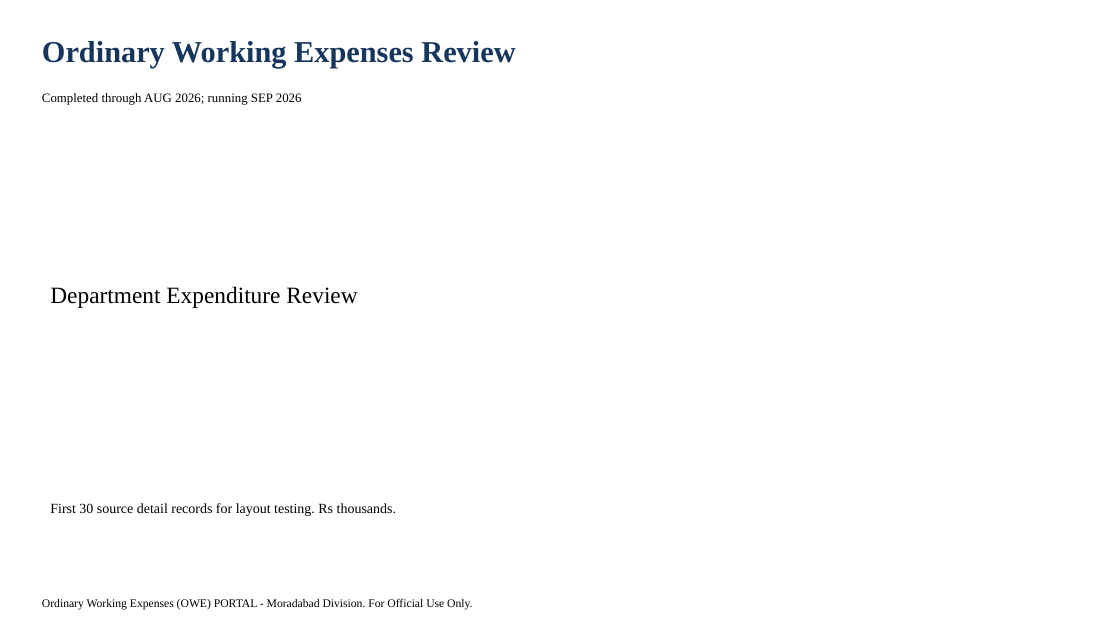
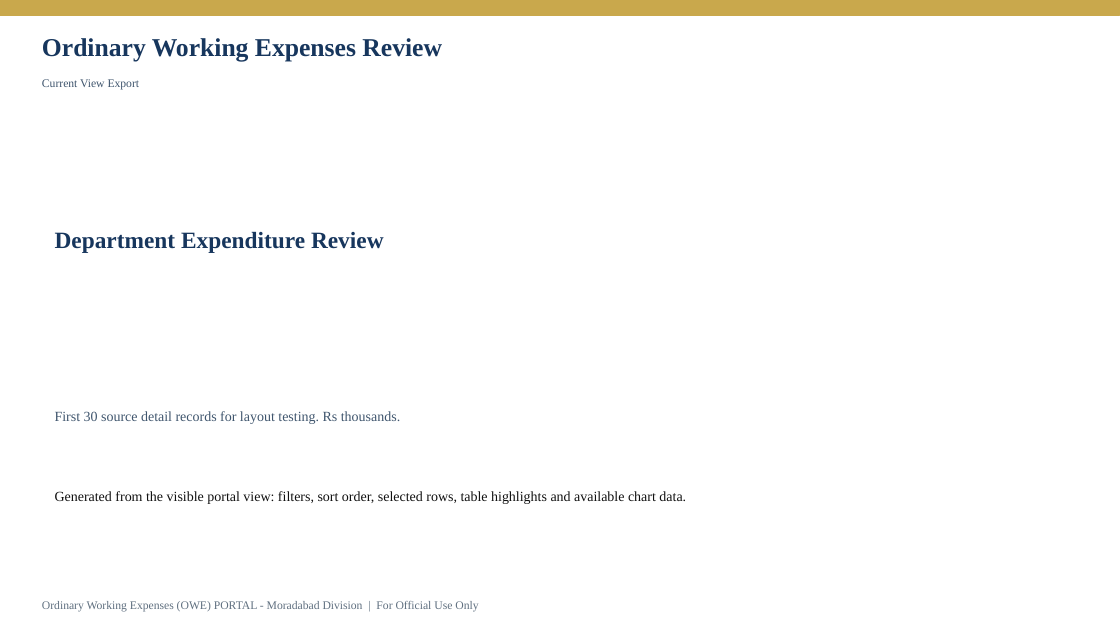
Before and after one commit to girishtiwari007/MBRLR, a slide deck: slide 1 of .export-validation/display/display.pptx. Drawn at 1120x630 pixels with LibreOffice and Linux fonts; fonts in the diff are those of the drawing. Boxes give left, top, right and bottom in pixels: in the first picture for what was removed or moved away, otherwise in the second. Text is boxed around its words. In the diff, an @@ line names an element or a change of style, - is before the commit and + after.

```diff
--- a/.export-validation/display/display.pptx
+++ b/.export-validation/display/display.pptx
@@ rectangle added at [0,0,1120,15], fill #C9A84C, outline #C9A84C 1 pt @@
@@ text "Ordinary Working Expenses Review" at [42,38,442,61]: size 26 to 22 pt @@
@@ text added at [42,79,140,90], 10 pt, text #40566E @@
+Current View Export
@@ text removed at [42,93,302,105] @@
-Completed through AUG 2026; running SEP 2026
@@ text "Department Expenditure Review" at [55,231,384,253]: text colour #000000 to #17365D, bold on @@
@@ text "First 30 source detail records ...": place and size @@
-text "First 30 source detail records ..." at [50,503,396,516]
+text "First 30 source detail records ..." at [55,411,400,424]
@@ text "First 30 source detail records ..." at [55,411,400,424]: text colour #000000 to #40566E @@
@@ text added at [55,491,686,504], 12 pt, text #111111 @@
+Generated from the visible portal view: filters, sort order, selected rows, table highlights and available chart data.
@@ text at [42,601,478,612]: text changed; text colour #000000 to #607080 @@
-Ordinary Working Expenses (OWE) PORTAL - Moradabad Division. For Official Use Only.
+Ordinary Working Expenses (OWE) PORTAL - Moradabad Division | For Official Use Only
```
Also in this commit, not shown: 17 other slides changed, 1 slide added, 5 slides removed, 5 other files.
